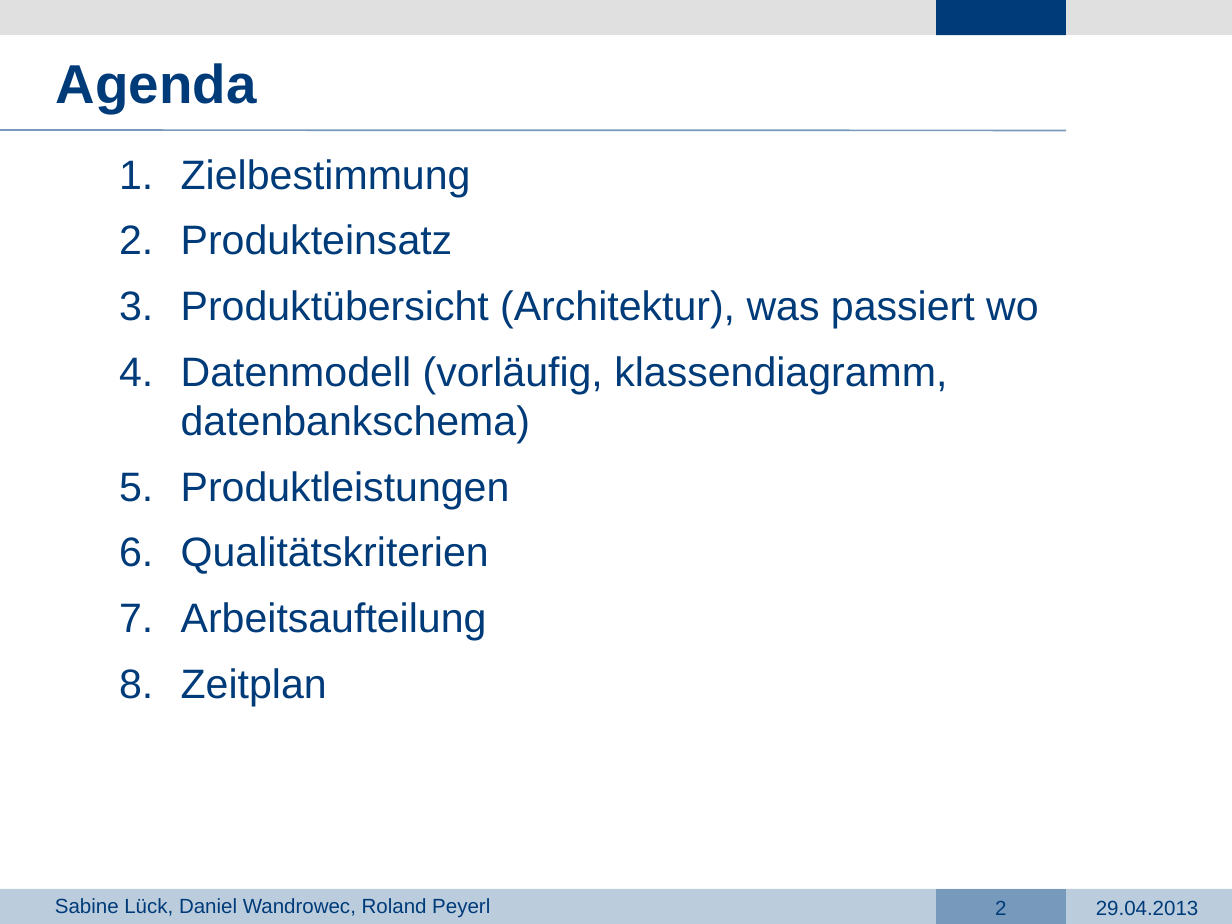
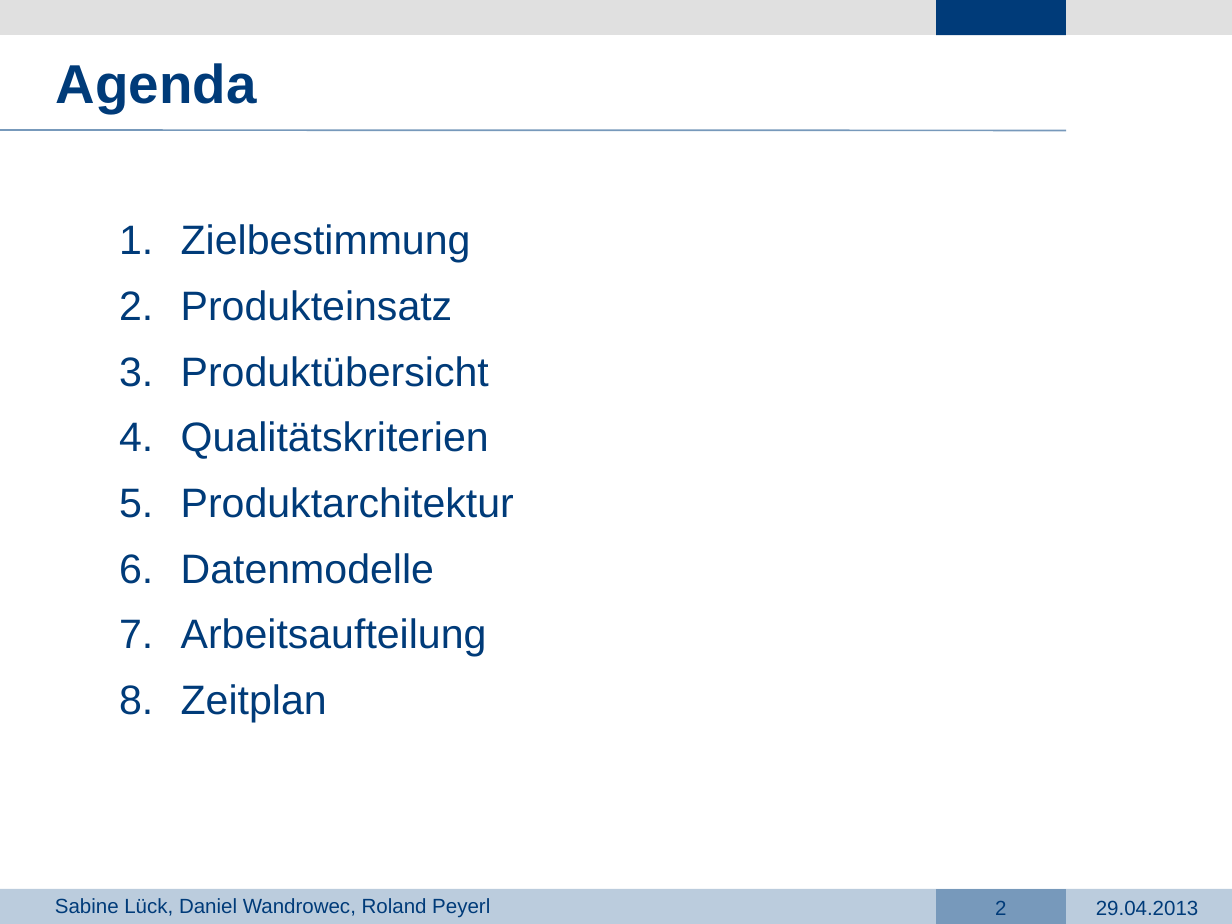
Before and after one commit to dark-saron/PRG4, a slide deck: slide 2 of Präsentation PRG4.pptx. Drawn at 1232x924 pixels with LibreOffice and Linux fonts; fonts in the diff are those of the drawing; background and template pictures are left out. Boxes give left, top, right and bottom in pixels: in the first picture for what was removed or moved away, otherwise in the second. Text is boxed around its words. In the diff, an @@ line names an element or a change of style, - is before the commit and + after.

```diff
--- a/Präsentation PRG4.pptx
+++ b/Präsentation PRG4.pptx
@@ text at <box>181,356,489,387</box>: text changed @@
-3. Produktübersicht (Architektur), was passiert wo
-4. Datenmodell (vorläufig, klassendiagramm, datenbankschema)
-5. Produktleistungen
+3. Produktübersicht
@@ text at <box>181,487,514,584</box>: paragraphs added @@
+5. Produktarchitektur
+6. Datenmodelle
```
Also in this commit, not shown: 2 other slides changed, 10 slides added, 5 other files.
